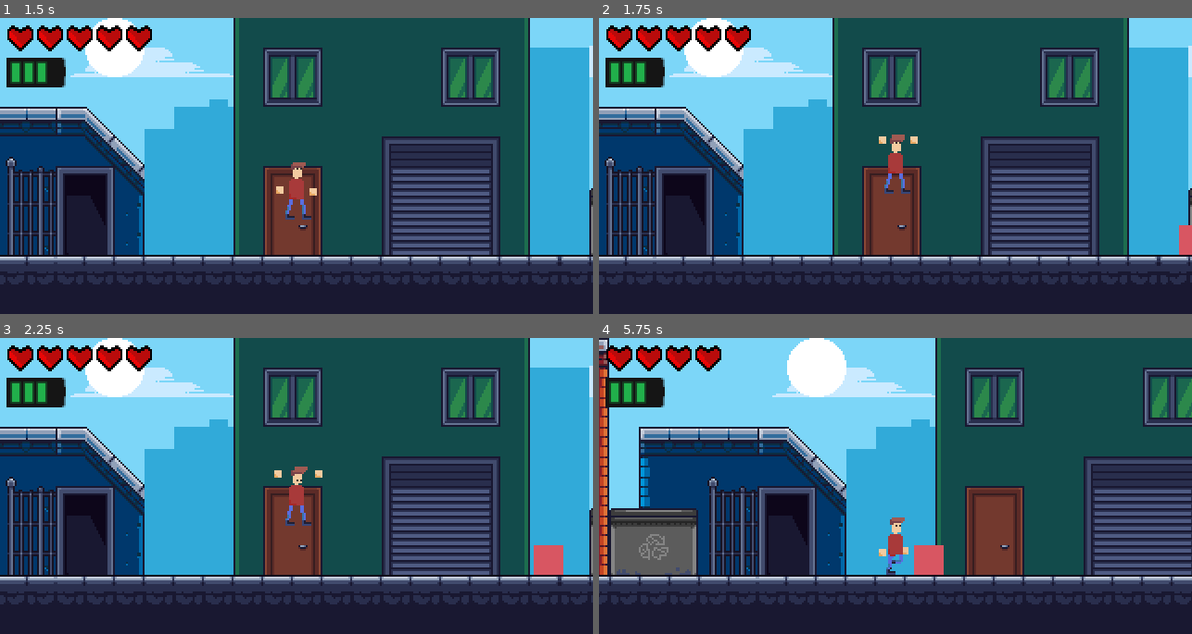
Above: before the commit, frames 1-4 (two rows, left to right).
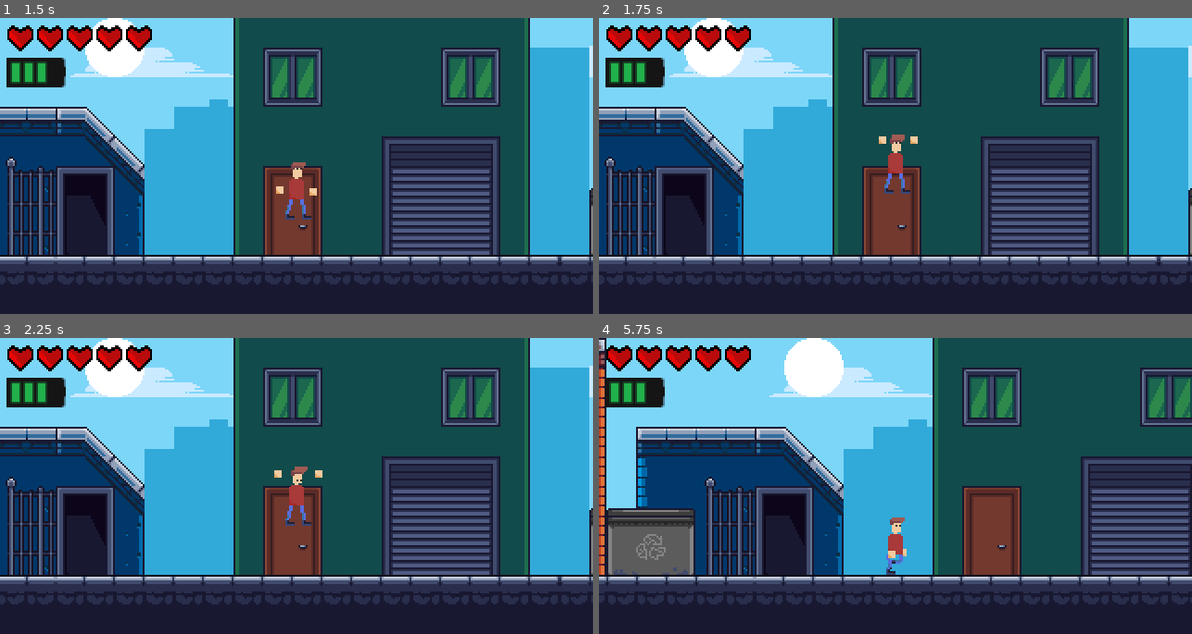
Above: after the commit, the same moments.

Repository: Glow-Project/LostTech
Game: Godot game, scene res://Menu/Menu.tscn
The game is run twice, just before and just after one commit, with the same random seed, the same clock (stepped at 60 frames per second) and the same inputs.
Inputs:
- Up to frame 1 (1.5 s): click "Start" at 0.5 s; tap Enter (ui_accept) at 1.25, 1.35 s; hold Up (ui_up) from 1.28 s (still down)
- Up to frame 2 (1.75 s): keep holding Up (ui_up); tap Enter (ui_accept) at 1.52 s
- Up to frame 3 (2.25 s): keep holding Up (ui_up); tap Enter (ui_accept) at 1.82, 2.1 s
- Up to frame 4 (5.75 s): tap Enter (ui_accept) at 2.27, 2.57, 2.85, 3.6, 3.77, 4.07, 4.35, 4.52, 4.82, 5.1, 5.27, 5.57 s; release Up (ui_up) at 2.78 s; hold Left (ui_left) 2.78-5.03 s; hold Right (ui_right) from 5.03 s (still down)

Frame 1 is identical in both runs. In frame 2, 0.2% of the frame differs, in the area x 97-100%, y 70-80%; in frame 3, 0.5%; in frame 4, 14%, in the area x 0-100%, y 0-90%.

Commit message:
Added Puppy

Diff:
--- a/Entities/Dogs/Puppy/Puppy.gd
+++ b/Entities/Dogs/Puppy/Puppy.gd
@@ -7,6 +7,7 @@
 var counter = 0
 var hit = false
 var dead = false
+var looks_right = true
 
 func _physics_process(delta):
 	if (Global.is_paused):
@@ -18,45 +19,74 @@
 		if (counter >= cooldown):
 			hit = false
 			counter = 0
-	move()
+	$AnimatedSprite.play(move())
 
 func move():
+	var action = "idle"
 	var player = get_node_or_null("../Player")
 	vel.x = 0
 	vel.y += Global.GRAVITY
 	if (!is_instance_valid(player)):
-		return
+		return action
 
 	var distance = player.position - position
 	distance.y = round(distance.y)
+	distance.x = round(distance.x)
 	distance.y += 12
 
+	if (distance.x > 250 || distance.x < -250):
+		return action
 
-	if (distance.x > 250 || distance.x < -250):
-		return
-
-	if (!dead):
+	# Check if the player isn't jumping
+	if (!dead && !((distance.x > -60 && distance.x < 60) && distance.y < 0)):
 		if (distance.x < 0):
 			vel.x -= SPEED
+			flip_if_needed(false)
+			action = "run"
 		else:
 			vel.x += SPEED
+			flip_if_needed(true)
+			action = "run"
 
-	if (!dead && is_on_wall()):
-		vel.y -= JUMP_HEIGHT
+	# Check if the player is about to jump on the entity
+	elif (!dead &&
+		(distance.x < 60 && distance.x > -60) &&
+		(distance.y < -5 && distance.y > -50)):
+			if (distance.x < 0):
+				vel.x += SPEED
+				flip_if_needed(true)
+				action = "run"
+			else:
+				vel.x -= SPEED
+				flip_if_needed(false)
+				action = "run"
+
 
 	vel = move_and_slide(vel)
 
 	for i in get_slide_count():
 		var collision = get_slide_collision(i)
+		print(collision.collider.name)
 		if (collision.collider.name == "Player" && !hit):
 			if (distance.y == 0 || distance.y > 0):
-				hit()
+				attack()
+				action = "attack"
 			else:
+				get_node("../Player").bump()
 				die()
 
-func hit():
+	return action
+
+func attack():
 	get_node("../Player").get_hit()
 	hit = true
+
+func flip_if_needed(should_look_right):
+	if (looks_right == should_look_right):
+		return
+	else:
+		looks_right = should_look_right
+		scale.x *= -1
 
 func check_death():
 	if (position.y > 250):
--- a/Entities/Dogs/Puppy/Puppy.tscn
+++ b/Entities/Dogs/Puppy/Puppy.tscn
@@ -1,30 +1,65 @@
-[gd_scene load_steps=6 format=2]
+[gd_scene load_steps=11 format=2]
 
 [ext_resource path="res://Entities/Dogs/Puppy/Puppy.gd" type="Script" id=1]
-[ext_resource path="res://Entities/Dogs/Puppy/16x16Sample.png" type="Texture" id=2]
+[ext_resource path="res://Entities/Dogs/Puppy/Puppy.png" type="Texture" id=2]
 
 [sub_resource type="RectangleShape2D" id=1]
-extents = Vector2( 3.99302, 4.07504 )
+extents = Vector2( 4.67466, 3.26187 )
 
-[sub_resource type="AtlasTexture" id=2]
+[sub_resource type="AtlasTexture" id=4]
 atlas = ExtResource( 2 )
-region = Rect2( 0, 0, 8, 8 )
+region = Rect2( 0, 0, 25, 16 )
+
+[sub_resource type="AtlasTexture" id=5]
+atlas = ExtResource( 2 )
+region = Rect2( 25, 0, 25, 16 )
+
+[sub_resource type="AtlasTexture" id=6]
+atlas = ExtResource( 2 )
+region = Rect2( 0, 32, 25, 16 )
+
+[sub_resource type="AtlasTexture" id=7]
+atlas = ExtResource( 2 )
+region = Rect2( 25, 32, 25, 16 )
+
+[sub_resource type="AtlasTexture" id=8]
+atlas = ExtResource( 2 )
+region = Rect2( 0, 16, 25, 16 )
+
+[sub_resource type="AtlasTexture" id=9]
+atlas = ExtResource( 2 )
+region = Rect2( 25, 16, 25, 16 )
 
 [sub_resource type="SpriteFrames" id=3]
 animations = [ {
-"frames": [ SubResource( 2 ) ],
+"frames": [ SubResource( 4 ), SubResource( 5 ) ],
 "loop": true,
 "name": "idle",
+"speed": 5.0
+}, {
+"frames": [ SubResource( 6 ), SubResource( 7 ) ],
+"loop": true,
+"name": "attack",
+"speed": 5.0
+}, {
+"frames": [ SubResource( 8 ), SubResource( 9 ) ],
+"loop": true,
+"name": "run",
 "speed": 5.0
 } ]
 
 [node name="Puppy" type="KinematicBody2D"]
 scale = Vector2( 2, 2 )
 script = ExtResource( 1 )
+__meta__ = {
+"_edit_group_": true
+}
 
 [node name="CollisionShape2D" type="CollisionShape2D" parent="."]
+position = Vector2( 0.331081, 0.72838 )
 shape = SubResource( 1 )
 
 [node name="AnimatedSprite" type="AnimatedSprite" parent="."]
+scale = Vector2( 0.5, 0.5 )
 frames = SubResource( 3 )
 animation = "idle"
--- a/Entities/Player/Player.gd
+++ b/Entities/Player/Player.gd
@@ -101,6 +101,9 @@
 		get_node("../Camera/Pause").queue_free()
 		Global.is_paused = false
 
+func bump():
+	vel.y = -JUMP_HEIGHT
+
 func lose():
 	get_node("../Camera/HUD").queue_free()
 	var lose_scene = load("res://GUI/Lose/Lose.tscn")
--- a/Levels/Level1/Level1.tscn
+++ b/Levels/Level1/Level1.tscn
@@ -3071,4 +3071,16 @@
 position = Vector2( 14.8493, 100.617 )
 
 [node name="Puppy" parent="." instance=ExtResource( 10 )]
-position = Vector2( 351.244, 117.484 )
+position = Vector2( 594.394, 119.166 )
+
+[node name="Puppy2" parent="." instance=ExtResource( 10 )]
+position = Vector2( 853.14, 71.5437 )
+
+[node name="Puppy3" parent="." instance=ExtResource( 10 )]
+position = Vector2( 1242.02, 104.579 )
+
+[node name="Puppy4" parent="." instance=ExtResource( 10 )]
+position = Vector2( 1837.6, 120.625 )
+
+[node name="Puppy5" parent="." instance=ExtResource( 10 )]
+position = Vector2( 2165.13, 119.681 )
--- a/Menu/Menu.gd
+++ b/Menu/Menu.gd
@@ -11,6 +11,8 @@
 		$Background/AnimationPlayer.play("Move_City")
 	if (!$AnimationPlayer.is_playing()):
 		$AnimationPlayer.play("idle")
+	if (Input.is_action_just_pressed("ui_accept")):
+		_on_Start_pressed()
 
 func _on_Start_pressed():
 	get_tree().change_scene("res://Levels/%s/%s.tscn" % [LevelSwitch.current_level, LevelSwitch.current_level])
--- a/project.godot
+++ b/project.godot
@@ -30,6 +30,13 @@
 
 [input]
 
+ui_accept={
+"deadzone": 0.5,
+"events": [ Object(InputEventKey,"resource_local_to_scene":false,"resource_name":"","device":0,"alt":false,"shift":false,"control":false,"meta":false,"command":false,"pressed":false,"scancode":16777221,"unicode":0,"echo":false,"script":null)
+, Object(InputEventKey,"resource_local_to_scene":false,"resource_name":"","device":0,"alt":false,"shift":false,"control":false,"meta":false,"command":false,"pressed":false,"scancode":16777222,"unicode":0,"echo":false,"script":null)
+, Object(InputEventJoypadButton,"resource_local_to_scene":false,"resource_name":"","device":0,"button_index":0,"pressure":0.0,"pressed":false,"script":null)
+ ]
+}
 ui_left={
 "deadzone": 0.5,
 "events": [ Object(InputEventKey,"resource_local_to_scene":false,"resource_name":"","device":0,"alt":false,"shift":false,"control":false,"meta":false,"command":false,"pressed":false,"scancode":16777231,"unicode":0,"echo":false,"script":null)
Binary file removed: Entities/Dogs/Puppy/16x16Sample.png
Binary file added: Entities/Dogs/Puppy/Puppy.png
Not shown, changed: Entities/Dogs/Puppy/Puppy.png.import
